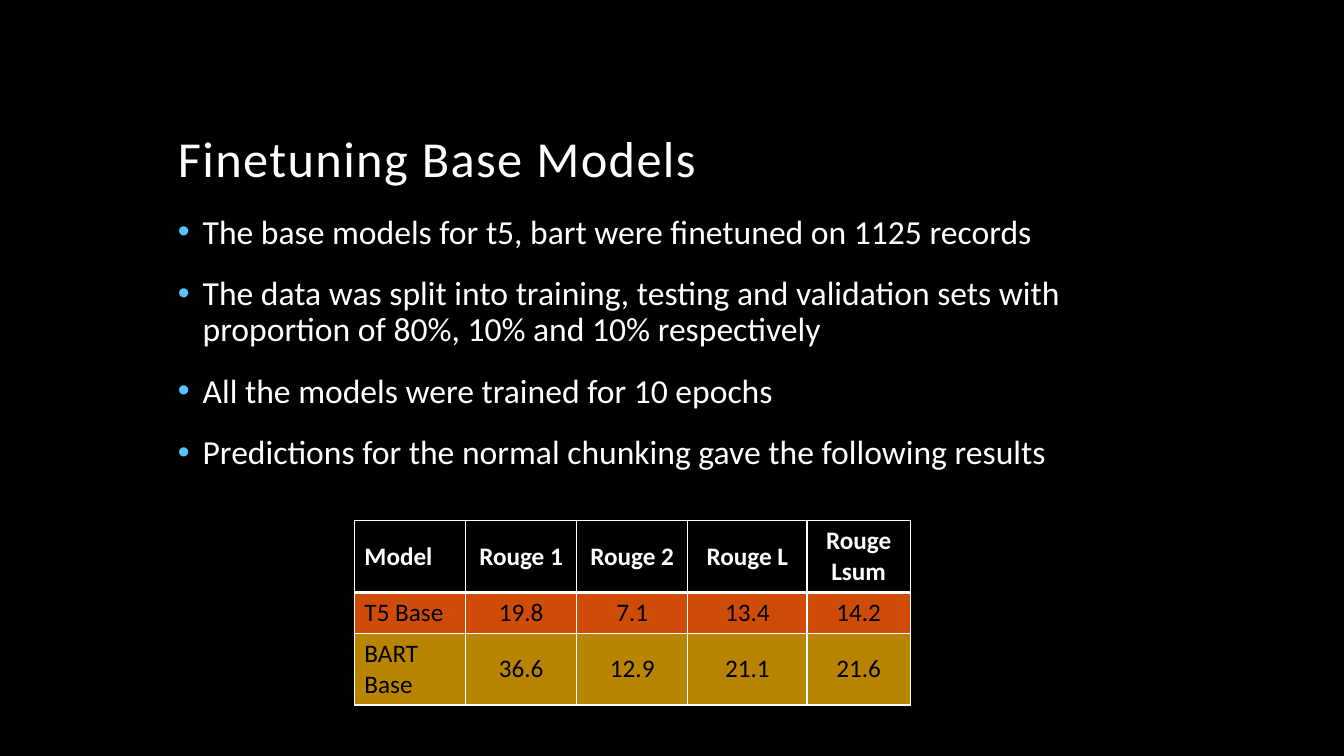
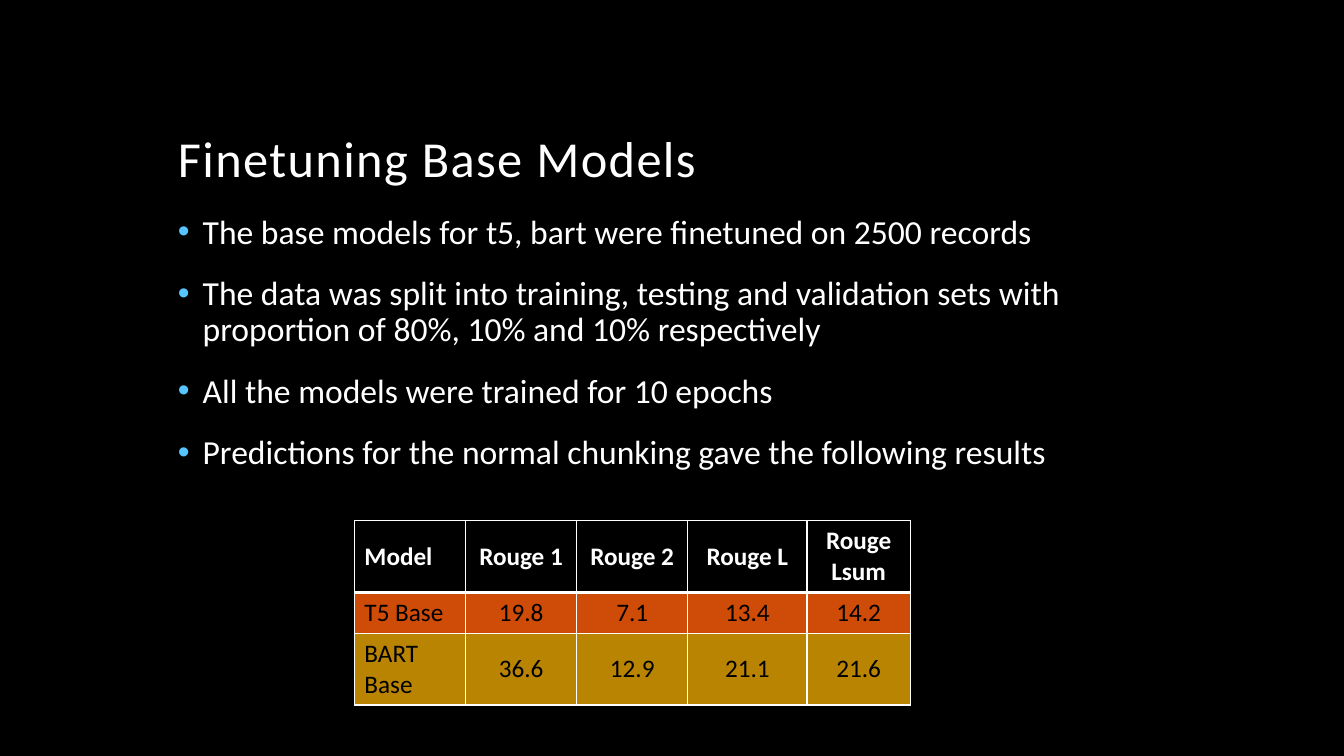
Before and after one commit to akhilchitreddy/summarizing-pubmed, a slide deck: slide 19 of Summarizing Pubmed Articles.pptx. Drawn at 1344x756 pixels with LibreOffice and Linux fonts; fonts in the diff are those of the drawing; background and template pictures are left out. Boxes give left, top, right and bottom in pixels: in the first picture for what was removed or moved away, otherwise in the second. Text is boxed around its words. In the diff, an @@ line names an element or a change of style, - is before the commit and + after.

Commit message:
ppt change

```diff
--- a/Summarizing Pubmed Articles.pptx
+++ b/Summarizing Pubmed Articles.pptx
@@ text at [203,220,1032,248]: text changed @@
-• The base models for t5, bart were finetuned on 1125 records
+• The base models for t5, bart were finetuned on 2500 records
```
